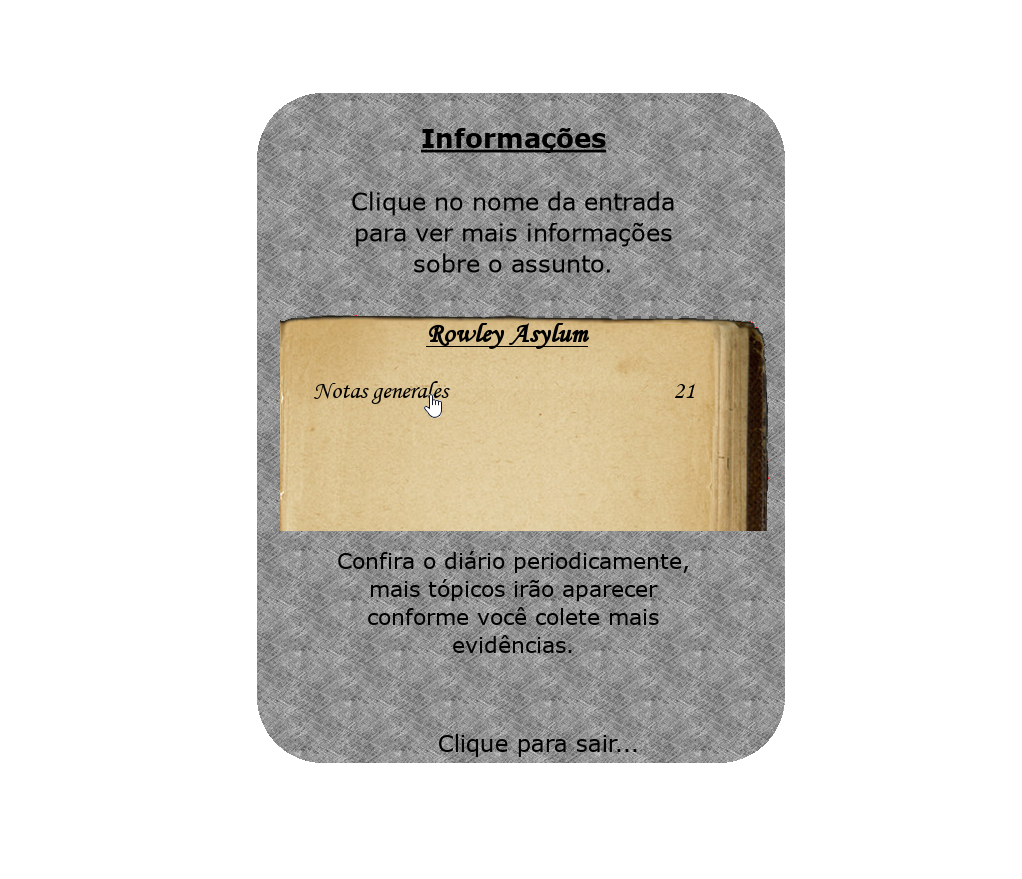
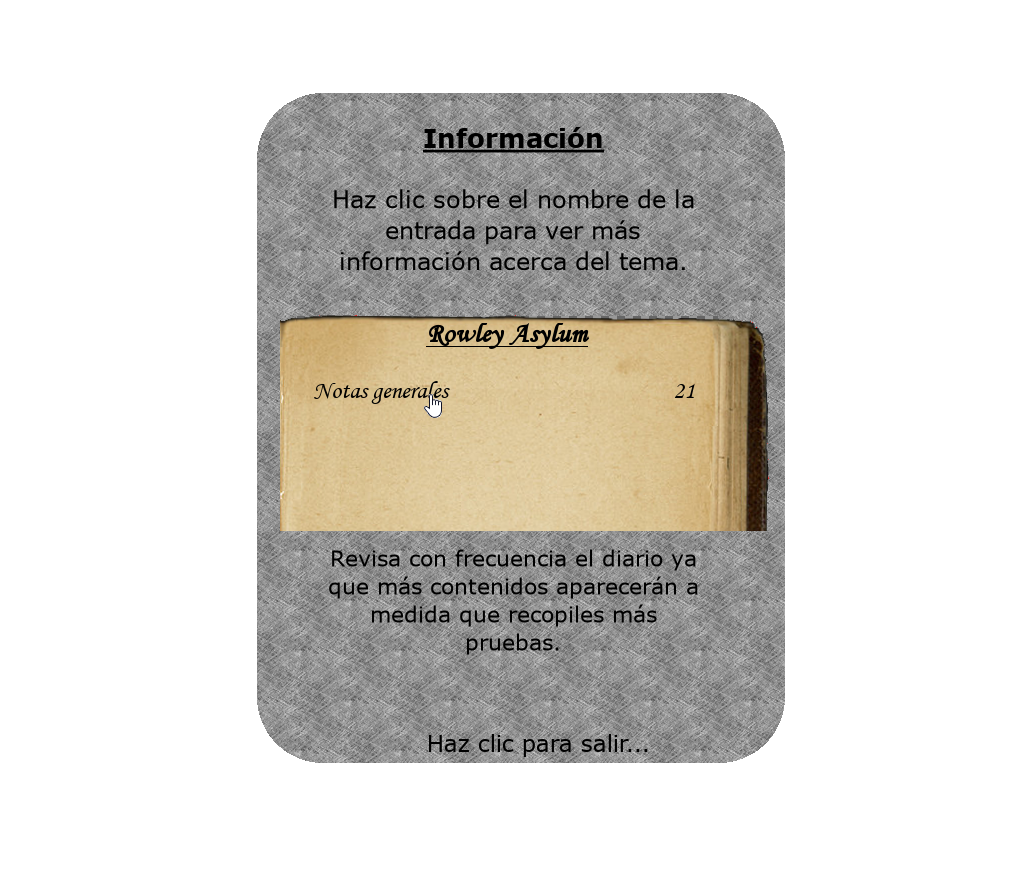
Layer changes from the first 1022 x 879 image to the second:
renamed "Informações ..." to "Información ...", painted on it over [329, 127, 698, 655]
renamed "Clique para sair..." to "Haz clic para salir...", painted on it over [429, 734, 648, 757]
